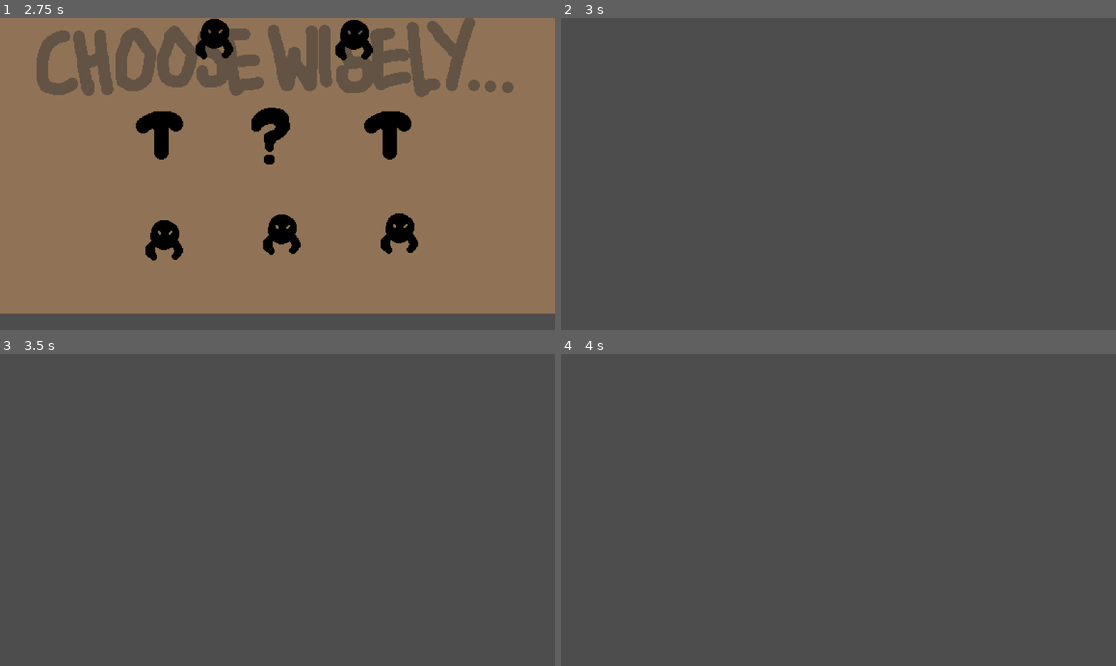
Above: before the commit, frames 1-4 (two rows, left to right).
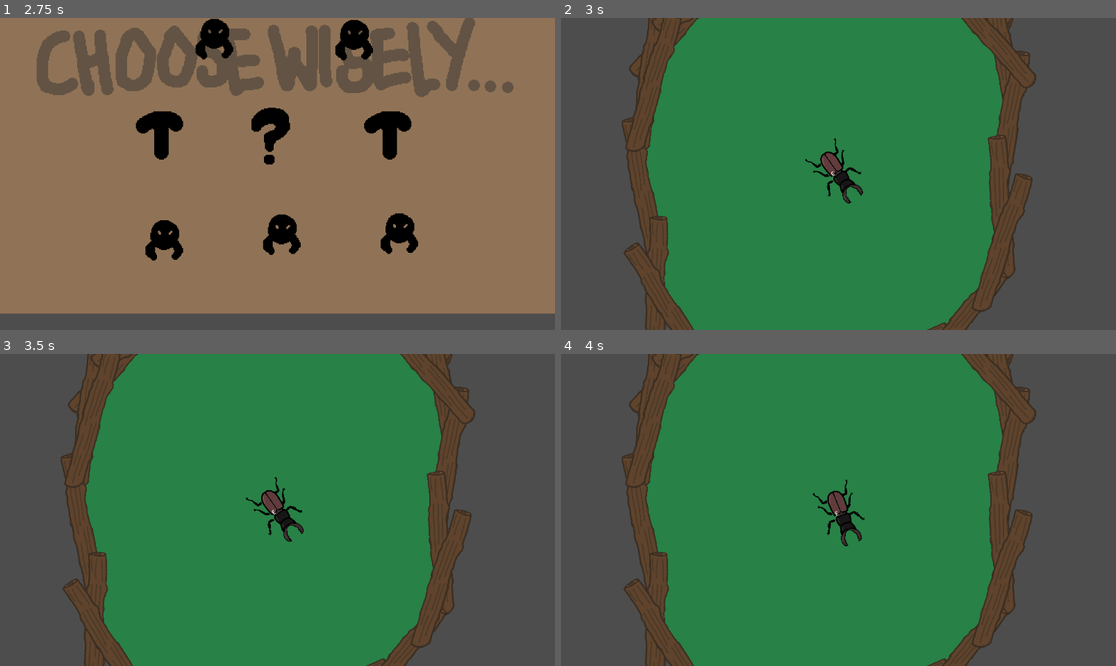
Above: after the commit, the same moments.

Repository: YewChian/BeetleArena
Game: Godot game, scene res://StartRunScene.tscn
The game is run twice, just before and just after one commit, with the same random seed, the same clock (stepped at 60 frames per second) and the same inputs. This scene is started directly instead of the project's main scene.
Inputs (mouse positions are in pixels of both pictures, inside the frame that each line leads up to):
- Up to frame 1 (2.75 s): click (33, 49) at 0.5 s; click (33, 111) at 1.25 s; click (271, 174) at 2 s
- Up to frame 2 (3 s): click (727, 239) at 2.75 s
- Up to frame 3 (3.5 s): no input
- Up to frame 4 (4 s): move the mouse to (960, 494) at 3.52 s; tap Mouse wheel down (mouse_wheel_down) at 3.6 s

Frame 1 is identical in both runs. In frame 2, 68% of the frame differs, in the area x 10-86%, y 0-100%; in frame 3, 68%; in frame 4, 68%.

Commit message:
fixed to arena button

Diff:
--- a/Bodies/LadyBug.tscn
+++ b/Bodies/LadyBug.tscn
@@ -9,8 +9,6 @@
 [node name="LadyBug" instance=ExtResource("1_53c16")]
 
 [node name="LadybugMandibles" parent="Mandible" index="0" instance=ExtResource("2_mc1di")]
-collision_layer = 16
-collision_mask = 32
 
 [node name="LadybugCarapace" parent="Carapace" index="0" instance=ExtResource("3_x82nc")]
 
--- a/Buttons/combat.gd
+++ b/Buttons/combat.gd
@@ -11,5 +11,5 @@
 
 func _on_pressed():
 	if disabledbuttons.disabled_dictionary[button_name]== 1 :
-		get_tree().change_scene_to_file("res://Events/combat_event.tscn")
+		get_tree().change_scene_to_file("res://Events/arena.tscn")
 		disabledbuttons.disabled_dictionary[button_name] = 0
--- a/Mandibles/LadybugMandibles.tscn
+++ b/Mandibles/LadybugMandibles.tscn
@@ -1,26 +1,18 @@
-[gd_scene load_steps=6 format=3 uid="uid://cbah3vkpn4u2u"]
+[gd_scene load_steps=5 format=3 uid="uid://cbah3vkpn4u2u"]
 
 [ext_resource type="PackedScene" uid="uid://bgu3cevlf6dej" path="res://Mandibles/mandible.tscn" id="1_dlk2q"]
 [ext_resource type="Script" path="res://Mandibles/LadybugMandibles.gd" id="2_5wuoi"]
 [ext_resource type="Texture2D" uid="uid://btsqqnpm0rwfs" path="res://Assets/Mandibles/LadybugMandible.png" id="2_bhawo"]
-
-[sub_resource type="CapsuleShape2D" id="CapsuleShape2D_0yyn6"]
-radius = 66.0
-height = 132.0
 
 [sub_resource type="CapsuleShape2D" id="CapsuleShape2D_863ln"]
 radius = 65.0
 height = 164.0
 
 [node name="LadybugMandibles" instance=ExtResource("1_dlk2q")]
-collision_mask = 0
 script = ExtResource("2_5wuoi")
 
 [node name="Sprite2D" parent="." index="0"]
 texture = ExtResource("2_bhawo")
 
-[node name="Skeleton" parent="." index="1"]
-shape = SubResource("CapsuleShape2D_0yyn6")
-
 [node name="CollisionShape2D" parent="Hitbox" index="0"]
 shape = SubResource("CapsuleShape2D_863ln")
Not shown: 1 places in Events/combat_event.tscn that only renumber resources
